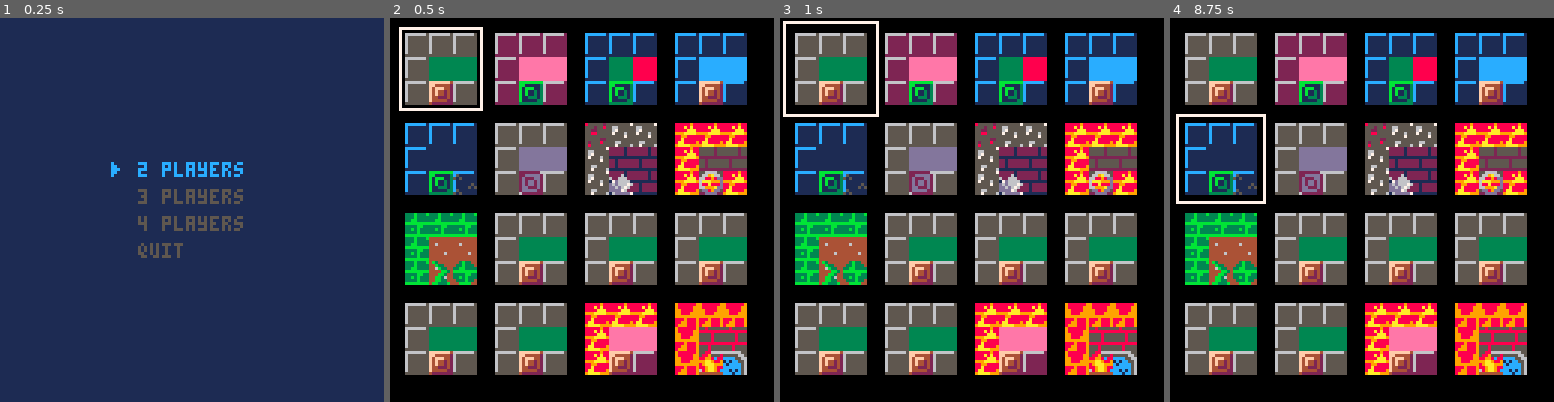
Above: before the commit, frames 1-4 (left to right).
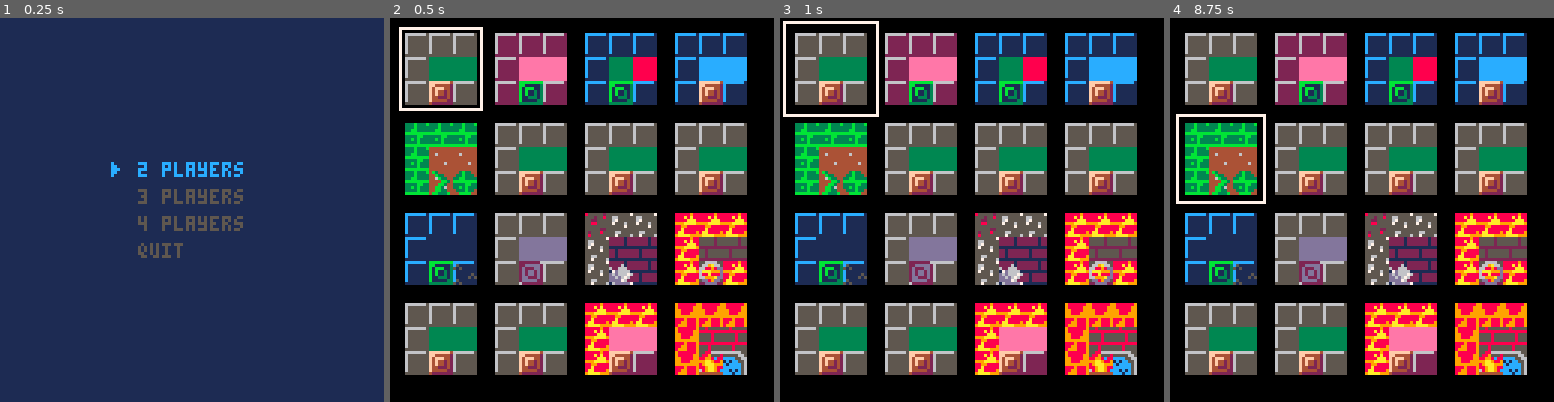
Above: after the commit, the same moments.

Repository: sdegutis/shepherdgame.com
Game: PICO-8 cartridge bomberman.p8
Two runs of this game, one before a commit and one after it. Both use one fixed random seed, a clock stepped at 60 frames per second and the inputs below.
Inputs:
- Up to frame 1 (0.25 s): no input
- Up to frame 2 (0.5 s): tap X (X key) at 0.33 s
- Up to frame 3 (1 s): tap O (Z key) at 0.7 s
- Up to frame 4 (8.75 s): tap X (X key) at 1.07, 1.85, 2.97, 4.08, 5.2, 6.32, 7.43, 8.55 s; hold Right 1.6-2.1 s; tap O (Z key) every 0.4 s from 1.7 to 8.5 s; hold Up 2.15-2.42 s; hold Right 2.47-3.03 s; hold Left 3.08-3.58 s; hold Down 3.63-3.97 s; hold Right 4.02-4.68 s; hold Up 4.73-5.03 s; hold Left 5.08-5.68 s; hold Down 5.73-6.03 s; hold Right 6.08-6.58 s; hold Right 6.63-7.13 s; hold Up 7.18-7.45 s; hold Right 7.5-8.07 s; hold Left 8.12-8.62 s; hold Down from 8.67 s (still down)

Frame 1 is identical in both runs. In frame 2, 21% of the frame differs, in the area x 3-93%, y 27-70%; in frame 3, 21%; in frame 4, 21%.

Commit message:
Allowing all 4 spritesheets but only 16 maps

Diff:
--- a/bomberman.p8
+++ b/bomberman.p8
@@ -923,9 +923,6 @@
 -- maps
 
 
-mapmax_x=4
-mapmax_y=4
-
 mapx=0
 mapy=0
 
@@ -936,26 +933,28 @@
 
 function drawmapchooser()
 	cls()
-	for y = 1, mapmax_y do
-		for x = 1, mapmax_x do
-			local mx = x-1
-			local my = y-1
-
-			local px = mx*30+5
-			local py = my*30+5
-
-			local d = round(cos(time()%1)/3*4)+2
-
-			if mx==mapx and my==mapy then
-				rect(px-1-d, py-1-d,
-				     px+24+d,py+24+d,
-				     7)
-			end
-
-			map(mx*16,my*16,px,py,3,3)
-			local b=mget(mx*16+15,my*16)
-			spr(b,px+8,py+16)
-		end
+
+	for i = 0,15 do
+		local my = flr(i/8)
+		local mx = i%8
+
+		local dy = flr(i/4)
+		local dx = i%4
+
+		local px = dx*30+5
+		local py = dy*30+5
+
+		local d = round(cos(time()%1)/3*4)+2
+
+		if dx==mapx and dy==mapy then
+			rect(px-1-d, py-1-d,
+			     px+24+d,py+24+d,
+			     7)
+		end
+
+		map(mx*16,my*16,px,py,3,3)
+		local b=mget(mx*16+15,my*16)
+		spr(b,px+8,py+16)
 	end
 end
 
@@ -963,87 +962,30 @@
 	if btnp(⬆️,0) then
 		sfx(2)
 		mapy -= 1
-		if (mapy<0) mapy = mapmax_y-1
+		if (mapy<0) mapy = 4-1
 	elseif btnp(⬇️,0) then
 		sfx(2)
 		mapy += 1
-		if (mapy==mapmax_y) mapy=0
+		if (mapy==4) mapy=0
 	elseif btnp(⬅️,0) then
 		sfx(2)
 		mapx -= 1
-		if (mapx<0) mapx = mapmax_x-1
+		if (mapx<0) mapx = 4-1
 	elseif btnp(➡️,0) then
 		sfx(2)
 		mapx += 1
-		if (mapx==mapmax_x) mapx=0
+		if (mapx==4) mapx=0
 	elseif btnp(❎,0) then
 		sfx(3)
+
+		local i = mapy*4+mapx
+		mapy = flr(i/8)
+		mapx = i%8
+
 		mapb=mget((mapx*16)+15,mapy*16)
 		startgame()
 	end
 end
-…(62 lines of a section not shown)…
 
 
 
@@ -1243,48 +1185,48 @@
 0000000000000000000000000000000000000000000000000000010101000001000000000000000000000000000000000000000000000000000000010101010101000101010100010101010101010100000000000001000000000000000001000000000000000000000000000000000000000000000000000000000000000000
 0000000000000000000000000000000000000000000000000000000000000000000000000000000000000000000000000000000000000000000000000000000000000000000000000000000000000000000000000000000000000000000000000000000000000000000000000000000000000000000000000000000000000000
 __map__
-1a1a1a1a1a1a1a1a1a1a1a1a1a1a1a2a1c1c1c1c1c1c1c1c1c1c1c1c1c1c1c2b1b1b1b1b1b1b1b1b1b1b1b1b1b1b1b2b1b1b1b1b1b1b1b1b1b1b1b1b1b1b1b2a00000000000000000000000000000000000000000000000000000000000000000000000000000000000000000000000000000000000000000000000000000000
-1a0a0a0a0a0a0a0a0a0a0a0a0a0a1a001c0c0c0c0c0c0c0c0c0c0c0c0c0c1c001b0a0f0a0f0a0f0a0f0a0f0a0f0a1b001b0b0b0b0b0b0b0b0b0b0b0b0b0b1b0000000000000000000000000000000000000000000000000000000000000000000000000000000000000000000000000000000000000000000000000000000000
-1a0a1a0a1a0a1a0a1a0a1a0a1a0a1a001c0c1c0c1c0c1c0c1c0c1c0c1c0c1c001b0f1b1b1b1b1b1d1b1b1b1b1b0f1b001b0b1b0b1a0b1a0b1a0b1a0b1a0b1b0000000000000000000000000000000000000000000000000000000000000000000000000000000000000000000000000000000000000000000000000000000000
-1a0a0a0a0a0a0a0a0a0a0a0a0a0a1a001c0c0c0c0c0c0c0c0c0c0c0c0c0c1c001b0a1b0a0a0a0a0a0a0a0a0a1b0a1b001b0b0b0b0b0b0b0b0b0b0b0b0b0b1b0000000000000000000000000000000000000000000000000000000000000000000000000000000000000000000000000000000000000000000000000000000000
-1a0a1a0a1a0a1a0a1a0a1a0a1a0a1a001c0c1c0c1c0c0c0c0c0c1c0c1c0c1c001b0f1b0a0f0f0f0f0f0f0f0a1b0f1b001b0b1a0b1a0b1a0b1a0b1a0b1a0b1b0000000000000000000000000000000000000000000000000000000000000000000000000000000000000000000000000000000000000000000000000000000000
-1a0a0a0a0a0a0a0a0a0a0a0a0a0a1a001c0c0c0c0c0c0c0c0c0c0c0c0c0c1c001b0a1b0a0f0a0a0a0a0a0f0a1b0a1b001b0b0b0b0b0b0b0b0b0b0b0b0b0b1b0000000000000000000000000000000000000000000000000000000000000000000000000000000000000000000000000000000000000000000000000000000000
-1a0a1a0a1a0a1a0a1a0a1a0a1a0a1a001c0c1c0c0c0c0c0c0c0c0c0c1c0c1c001b0f1b0a0f0a1d1b1d0a0f0a1b0f1b001b0b1a0b1a0b1a0b1a0b1a0b1a0b1b0000000000000000000000000000000000000000000000000000000000000000000000000000000000000000000000000000000000000000000000000000000000
-1a0a0a0a0a0a0a0a0a0a0a0a0a0a1a001c0c0c0c0c0c0c0c0c0c0c0c0c0c1c001b0a1d0a0f0a1b1b1b0a0f0a1d0a1b001b0b0b0b0b0b0b0b0b0b0b0b0b0b1b0000000000000000000000000000000000000000000000000000000000000000000000000000000000000000000000000000000000000000000000000000000000
-1a0a1a0a1a0a1a0a1a0a1a0a1a0a1a001c0c1c0c0c0c0c0c0c0c0c0c1c0c1c001b0f1b0a0f0a1b1b1d0a0f0a1b0f1b001b0b1a0b1a0b1a0b1a0b1a0b1a0b1b0000000000000000000000000000000000000000000000000000000000000000000000000000000000000000000000000000000000000000000000000000000000
-1a0a0a0a0a0a0a0a0a0a0a0a0a0a1a001c0c0c0c0c0c0c0c0c0c0c0c0c0c1c001b0a1b0a0f0a0a0a0a0a0f0a1b0a1b001b0b0b0b0b0b0b0b0b0b0b0b0b0b1b0000000000000000000000000000000000000000000000000000000000000000000000000000000000000000000000000000000000000000000000000000000000
-1a0a1a0a1a0a1a0a1a0a1a0a1a0a1a001c0c1c0c1c0c0c0c0c0c1c0c1c0c1c001b0f1b0a0f0f0f0f0f0f0f0a1b0f1b001b0b1a0b1a0b1a0b1a0b1a0b1a0b1b0000000000000000000000000000000000000000000000000000000000000000000000000000000000000000000000000000000000000000000000000000000000
-1a0a0a0a0a0a0a0a0a0a0a0a0a0a1a001c0c0c0c0c0c0c0c0c0c0c0c0c0c1c001b0a1b0a0a0a0a0a0a0a0a0a1b0a1b001b0b0b0b0b0b0b0b0b0b0b0b0b0b1b0000000000000000000000000000000000000000000000000000000000000000000000000000000000000000000000000000000000000000000000000000000000
-1a0a1a0a1a0a1a0a1a0a1a0a1a0a1a001c0c1c0c1c0c1c0c1c0c1c0c1c0c1c001b0f1b1b1b1d1b1b1b1b1b1b1b0f1b001b0b1a0b1a0b1a0b1a0b1a0b1a0b1b0000000000000000000000000000000000000000000000000000000000000000000000000000000000000000000000000000000000000000000000000000000000
-1a0a0a0a0a0a0a0a0a0a0a0a0a0a1a001c0c0c0c0c0c0c0c0c0c0c0c0c0c1c001b0a0f0a0f0a0f0a0f0a0f0a0f0a1b001b0b0b0b0b0b0b0b0b0b0b0b0b0b1b0000000000000000000000000000000000000000000000000000000000000000000000000000000000000000000000000000000000000000000000000000000000
-1a1a1a1a1a1a1a1a1a1a1a1a1a1a1a001c1c1c1c1c1c1c1c1c1c1c1c1c1c1c001b1b1b1b1b1b1b1b1b1b1b1b1b1b1b001b1b1b1b1b1b1b1b1b1b1b1b1b1b1b0000000000000000000000000000000000000000000000000000000000000000000000000000000000000000000000000000000000000000000000000000000000
+1a1a1a1a1a1a1a1a1a1a1a1a1a1a1a2a1c1c1c1c1c1c1c1c1c1c1c1c1c1c1c2b1b1b1b1b1b1b1b1b1b1b1b1b1b1b1b2b1b1b1b1b1b1b1b1b1b1b1b1b1b1b1b2a404040404047484848494040404040411a1a1a1a1a1a1a1a1a1a1a1a1a1a1a2a1a1a1a1a1a1a1a1a1a1a1a1a1a1a1a2a1a1a1a1a1a1a1a1a1a1a1a1a1a1a1a2a
+1a0a0a0a0a0a0a0a0a0a0a0a0a0a1a001c0c0c0c0c0c0c0c0c0c0c0c0c0c1c001b0a0f0a0f0a0f0a0f0a0f0a0f0a1b001b0b0b0b0b0b0b0b0b0b0b0b0b0b1b00404646464440404040404546464640001a0a0a0a0a0a0a0a0a0a0a0a0a0a1a001a0a0a0a0a0a0a0a0a0a0a0a0a0a1a001a0a0a0a0a0a0a0a0a0a0a0a0a0a1a00
+1a0a1a0a1a0a1a0a1a0a1a0a1a0a1a001c0c1c0c1c0c1c0c1c0c1c0c1c0c1c001b0f1b1b1b1b1b1d1b1b1b1b1b0f1b001b0b1b0b1a0b1a0b1a0b1a0b1a0b1b0040464a4646464646464646464a4640001a0a1a0a1a0a1a0a1a0a1a0a1a0a1a001a0a1a0a1a0a1a0a1a0a1a0a1a0a1a001a0a1a0a1a0a1a0a1a0a1a0a1a0a1a00
+1a0a0a0a0a0a0a0a0a0a0a0a0a0a1a001c0c0c0c0c0c0c0c0c0c0c0c0c0c1c001b0a1b0a0a0a0a0a0a0a0a0a1b0a1b001b0b0b0b0b0b0b0b0b0b0b0b0b0b1b004046464a464646464646464a464640001a0a0a0a0a0a0a0a0a0a0a0a0a0a1a001a0a0a0a0a0a0a0a0a0a0a0a0a0a1a001a0a0a0a0a0a0a0a0a0a0a0a0a0a1a00
+1a0a1a0a1a0a1a0a1a0a1a0a1a0a1a001c0c1c0c1c0c0c0c0c0c1c0c1c0c1c001b0f1b0a0f0f0f0f0f0f0f0a1b0f1b001b0b1a0b1a0b1a0b1a0b1a0b1a0b1b00404646464646464646464646464640001a0a1a0a1a0a1a0a1a0a1a0a1a0a1a001a0a1a0a1a0a1a0a1a0a1a0a1a0a1a001a0a1a0a1a0a1a0a1a0a1a0a1a0a1a00
+1a0a0a0a0a0a0a0a0a0a0a0a0a0a1a001c0c0c0c0c0c0c0c0c0c0c0c0c0c1c001b0a1b0a0f0a0a0a0a0a0f0a1b0a1b001b0b0b0b0b0b0b0b0b0b0b0b0b0b1b004046464a464646464646464a464640001a0a0a0a0a0a0a0a0a0a0a0a0a0a1a001a0a0a0a0a0a0a0a0a0a0a0a0a0a1a001a0a0a0a0a0a0a0a0a0a0a0a0a0a1a00
+1a0a1a0a1a0a1a0a1a0a1a0a1a0a1a001c0c1c0c0c0c0c0c0c0c0c0c1c0c1c001b0f1b0a0f0a1d1b1d0a0f0a1b0f1b001b0b1a0b1a0b1a0b1a0b1a0b1a0b1b0040464a4646424040404346464a4640001a0a1a0a1a0a1a0a1a0a1a0a1a0a1a001a0a1a0a1a0a1a0a1a0a1a0a1a0a1a001a0a1a0a1a0a1a0a1a0a1a0a1a0a1a00
+1a0a0a0a0a0a0a0a0a0a0a0a0a0a1a001c0c0c0c0c0c0c0c0c0c0c0c0c0c1c001b0a1d0a0f0a1b1b1b0a0f0a1d0a1b001b0b0b0b0b0b0b0b0b0b0b0b0b0b1b00404a46464640474849404646464a40001a0a0a0a0a0a0a0a0a0a0a0a0a0a1a001a0a0a0a0a0a0a0a0a0a0a0a0a0a1a001a0a0a0a0a0a0a0a0a0a0a0a0a0a1a00
+1a0a1a0a1a0a1a0a1a0a1a0a1a0a1a001c0c1c0c0c0c0c0c0c0c0c0c1c0c1c001b0f1b0a0f0a1b1b1d0a0f0a1b0f1b001b0b1a0b1a0b1a0b1a0b1a0b1a0b1b0040464a4646444040404546464a4640001a0a1a0a1a0a1a0a1a0a1a0a1a0a1a001a0a1a0a1a0a1a0a1a0a1a0a1a0a1a001a0a1a0a1a0a1a0a1a0a1a0a1a0a1a00
+1a0a0a0a0a0a0a0a0a0a0a0a0a0a1a001c0c0c0c0c0c0c0c0c0c0c0c0c0c1c001b0a1b0a0f0a0a0a0a0a0f0a1b0a1b001b0b0b0b0b0b0b0b0b0b0b0b0b0b1b004046464a464646464646464a464640001a0a0a0a0a0a0a0a0a0a0a0a0a0a1a001a0a0a0a0a0a0a0a0a0a0a0a0a0a1a001a0a0a0a0a0a0a0a0a0a0a0a0a0a1a00
+1a0a1a0a1a0a1a0a1a0a1a0a1a0a1a001c0c1c0c1c0c0c0c0c0c1c0c1c0c1c001b0f1b0a0f0f0f0f0f0f0f0a1b0f1b001b0b1a0b1a0b1a0b1a0b1a0b1a0b1b00404646464646464646464646464640001a0a1a0a1a0a1a0a1a0a1a0a1a0a1a001a0a1a0a1a0a1a0a1a0a1a0a1a0a1a001a0a1a0a1a0a1a0a1a0a1a0a1a0a1a00
+1a0a0a0a0a0a0a0a0a0a0a0a0a0a1a001c0c0c0c0c0c0c0c0c0c0c0c0c0c1c001b0a1b0a0a0a0a0a0a0a0a0a1b0a1b001b0b0b0b0b0b0b0b0b0b0b0b0b0b1b004046464a464646464646464a464640001a0a0a0a0a0a0a0a0a0a0a0a0a0a1a001a0a0a0a0a0a0a0a0a0a0a0a0a0a1a001a0a0a0a0a0a0a0a0a0a0a0a0a0a1a00
+1a0a1a0a1a0a1a0a1a0a1a0a1a0a1a001c0c1c0c1c0c1c0c1c0c1c0c1c0c1c001b0f1b1b1b1d1b1b1b1b1b1b1b0f1b001b0b1a0b1a0b1a0b1a0b1a0b1a0b1b0040464a4646464646464646464a4640001a0a1a0a1a0a1a0a1a0a1a0a1a0a1a001a0a1a0a1a0a1a0a1a0a1a0a1a0a1a001a0a1a0a1a0a1a0a1a0a1a0a1a0a1a00
+1a0a0a0a0a0a0a0a0a0a0a0a0a0a1a001c0c0c0c0c0c0c0c0c0c0c0c0c0c1c001b0a0f0a0f0a0f0a0f0a0f0a0f0a1b001b0b0b0b0b0b0b0b0b0b0b0b0b0b1b00404646464240404040404346464640001a0a0a0a0a0a0a0a0a0a0a0a0a0a1a001a0a0a0a0a0a0a0a0a0a0a0a0a0a1a001a0a0a0a0a0a0a0a0a0a0a0a0a0a1a00
+1a1a1a1a1a1a1a1a1a1a1a1a1a1a1a001c1c1c1c1c1c1c1c1c1c1c1c1c1c1c001b1b1b1b1b1b1b1b1b1b1b1b1b1b1b001b1b1b1b1b1b1b1b1b1b1b1b1b1b1b00404040404047484848494040404040001a1a1a1a1a1a1a1a1a1a1a1a1a1a1a001a1a1a1a1a1a1a1a1a1a1a1a1a1a1a001a1a1a1a1a1a1a1a1a1a1a1a1a1a1a00
 0000000000000000000000000000000000000000000000000000000000000000000000000000000000000000000000000000000000000000000000000000000000000000000000000000000000000000000000000000000000000000000000000000000000000000000000000000000000000000000000000000000000000000
-1b1b1b1b1b1b1b1b1b1b1b1b1b1b1b2b1a1a1a1a1a1a1a1a1a1a1a1a1a1a1a2e4c4b4b4b4e4e4b4b4b4b4b4c4c4b4b5f1f1f1f1f1f1f1f1f1f1f1f1f1f1f1f3a00000000000000000000000000000000000000000000000000000000000000000000000000000000000000000000000000000000000000000000000000000000
-1b0d0d0d0d0d0d0d0d0d0d0d0d0d1b001a2f2f1a2f2f1a1a2f2f2f2f2f2f1a004b4f4f4f5e4e4d4b4b4b5e4f4f4f4c001f1e1e1e1f1f1e1f1e1f1f1e1e1e1f0000000000000000000000000000000000000000000000000000000000000000000000000000000000000000000000000000000000000000000000000000000000
-1b0d1d0d1d0d1d0d1d0d1d0d1d0d1b001a2f1a2f2f2f2f2f2f2f2f1a1a2f1a004b4f4f4f4f4e4b4b4c4b4f4f4f4f4e001f1e1f1e1e1e1e1f1e1e1e1e1f1e1f0000000000000000000000000000000000000000000000000000000000000000000000000000000000000000000000000000000000000000000000000000000000
-1b0d0d0d0d0d0d0d0d0d0d0d0d0d1b001a2f1a2f2f2f2f2f2f2f2f2f2f1a1a004b4f4f4f4f4e4d4b4b4d4f4f4f4f4e001f1e3f3b3c1e1e1e1e1e3b3c3f1e1f0000000000000000000000000000000000000000000000000000000000000000000000000000000000000000000000000000000000000000000000000000000000
-1b0d1d0d1d0d1d0d1d0d1d0d1d0d1b001a2f2f2f2f1a2f1a2f1a2f2f2f2f1a004c4f4f4f4f4b4b4c4e4b4f4f4f4f4e001f1e1e3d3e1e1e1e1e1e3d3e1e1e1f0000000000000000000000000000000000000000000000000000000000000000000000000000000000000000000000000000000000000000000000000000000000
-1b0d0d0d0d0d0d0d0d0d0d0d0d0d1b001a2f2f2f1a1a2f2f2f1a1a2f2f2f1a004c4f4f4f4f4f4f4f4f4f4f4f4f4f4b001f1e1e1e1e1f1e1e1e1f1e1e1e1e1f0000000000000000000000000000000000000000000000000000000000000000000000000000000000000000000000000000000000000000000000000000000000
-1b0d1d0d1d0d1d0d1d0d1d0d1d0d1b001a2f2f2f2f2f2f2f2f2f2f2f2f1a1a004e4f4f4f4f4f4f4f4f4f4f4f4f4f4b001f1f1e1e1e1e1e1e1e1e1e1e1e1f1f0000000000000000000000000000000000000000000000000000000000000000000000000000000000000000000000000000000000000000000000000000000000
-1b0d0d0d0d0d0d0d0d0d0d0d0d0d1b001a1a2f2f1a2f2f1a2f2f1a2f2f1a1a004b4d4d4f5e4f4f5e4f4f5e4f4c4c4b001f1f1f1e1e1e1e3f1e1e1e1e1f1f1f0000000000000000000000000000000000000000000000000000000000000000000000000000000000000000000000000000000000000000000000000000000000
-1b0d1d0d1d0d1d0d1d0d1d0d1d0d1b001a1a2f2f2f2f2f2f2f2f2f2f2f2f1a004b4f4f4f4f4f4f4f4f4f4f4f4f4f4b001f1f1e1e1e1e1e1e1e1e1e1e1e1f1f0000000000000000000000000000000000000000000000000000000000000000000000000000000000000000000000000000000000000000000000000000000000
-1b0d0d0d0d0d0d0d0d0d0d0d0d0d1b001a2f2f2f1a1a2f2f2f1a1a2f2f2f1a004c4f4f4f4f4f4f4f4f4f4f4f4f4f4b001f1e1e1e1e1f1e1e1e1f1e1e1e1e1f0000000000000000000000000000000000000000000000000000000000000000000000000000000000000000000000000000000000000000000000000000000000
-1b0d1d0d1d0d1d0d1d0d1d0d1d0d1b001a2f2f2f2f1a2f1a2f1a2f2f2f2f1a004b4f4f4f4f4b4b4e4b4b4f4f4f4f4e001f1e1e3b3c1e1e1e1e1e3b3c1e1e1f0000000000000000000000000000000000000000000000000000000000000000000000000000000000000000000000000000000000000000000000000000000000
-1b0d0d0d0d0d0d0d0d0d0d0d0d0d1b001a1a2f2f2f2f2f2f2f2f2f2f1a2f1a004d4f4f4f4f4b4c4b4b4d4f4f4f4f4c001f1e3f3d3e1e1e1e1e1e3d3e3f1e1f0000000000000000000000000000000000000000000000000000000000000000000000000000000000000000000000000000000000000000000000000000000000
-1b0d1d0d1d0d1d0d1d0d1d0d1d0d1b001a2f1a1a2f2f2f2f2f2f2f2f1a2f1a004b4f4f4f4f4b4b4c4e4b4f4f4f4f4e001f1e1f1e1e1e1e1f1e1e1e1e1f1e1f0000000000000000000000000000000000000000000000000000000000000000000000000000000000000000000000000000000000000000000000000000000000
-1b0d0d0d0d0d0d0d0d0d0d0d0d0d1b001a2f2f2f2f2f2f1a1a2f2f1a2f2f1a004e4f4f4f5e4b4b4b4b4b5e4f4f4f4b001f1e1e1e1f1f1e1f1e1f1f1e1e1e1f0000000000000000000000000000000000000000000000000000000000000000000000000000000000000000000000000000000000000000000000000000000000
-1b1b1b1b1b1b1b1b1b1b1b1b1b1b1b001a1a1a1a1a1a1a1a1a1a1a1a1a1a1a004e4e4c4b4b4d4e4b4b4d4b4b4e4b4b001f1f1f1f1f1f1f1f1f1f1f1f1f1f1f0000000000000000000000000000000000000000000000000000000000000000000000000000000000000000000000000000000000000000000000000000000000
-…(14 lines of a section not shown)…
+1b1b1b1b1b1b1b1b1b1b1b1b1b1b1b2b1a1a1a1a1a1a1a1a1a1a1a1a1a1a1a2e4c4b4b4b4e4e4b4b4b4b4b4c4c4b4b5f1f1f1f1f1f1f1f1f1f1f1f1f1f1f1f3a1a1a1a1a1a1a1a1a1a1a1a1a1a1a1a2a1a1a1a1a1a1a1a1a1a1a1a1a1a1a1a2a1f1f1f1f1f1f1f1f1f1f1f1f1f1f1f2a55555555555555555555555555555556
+1b0d0d0d0d0d0d0d0d0d0d0d0d0d1b001a2f2f1a2f2f1a1a2f2f2f2f2f2f1a004b4f4f4f5e4e4d4b4b4b5e4f4f4f4c001f1e1e1e1f1f1e1f1e1f1f1e1e1e1f001a0a0a0a0a0a0a0a0a0a0a0a0a0a1a001a0a0a0a0a0a0a0a0a0a0a0a0a0a1a001f0c0c0c0c0c0c0c0c0c0c0c0c0c1f0055525252525252555252525252525500
+1b0d1d0d1d0d1d0d1d0d1d0d1d0d1b001a2f1a2f2f2f2f2f2f2f2f1a1a2f1a004b4f4f4f4f4e4b4b4c4b4f4f4f4f4e001f1e1f1e1e1e1e1f1e1e1e1e1f1e1f001a0a1a0a1a0a1a0a1a0a1a0a1a0a1a001a0a1a0a1a0a1a0a1a0a1a0a1a0a1a001f0c1c0c1c0c1c0c1c0c1c0c1c0c1f0055535452525252555252525252525500
+1b0d0d0d0d0d0d0d0d0d0d0d0d0d1b001a2f1a2f2f2f2f2f2f2f2f2f2f1a1a004b4f4f4f4f4e4d4b4b4d4f4f4f4f4e001f1e3f3b3c1e1e1e1e1e3b3c3f1e1f001a0a0a0a0a0a0a0a0a0a0a0a0a0a1a001a0a0a0a0a0a0a0a0a0a0a0a0a0a1a001f0c0c0c0c0c0c0c0c0c0c0c0c0c1f0055636452525252555252525252525500
+1b0d1d0d1d0d1d0d1d0d1d0d1d0d1b001a2f2f2f2f1a2f1a2f1a2f2f2f2f1a004c4f4f4f4f4b4b4c4e4b4f4f4f4f4e001f1e1e3d3e1e1e1e1e1e3d3e1e1e1f001a0a1a0a1a0a1a0a1a0a1a0a1a0a1a001a0a1a0a1a0a1a0a1a0a1a0a1a0a1a001f0c1c0c1c0c1c0c1c0c1c0c1c0c1f0055525252525255555252525252525500
+1b0d0d0d0d0d0d0d0d0d0d0d0d0d1b001a2f2f2f1a1a2f2f2f1a1a2f2f2f1a004c4f4f4f4f4f4f4f4f4f4f4f4f4f4b001f1e1e1e1e1f1e1e1e1f1e1e1e1e1f001a0a0a0a0a0a0a0a0a0a0a0a0a0a1a001a0a0a0a0a0a0a0a0a0a0a0a0a0a1a001f0c0c0c0c0c0c0c0c0c0c0c0c0c1f0055525252525252525252525252525500
+1b0d1d0d1d0d1d0d1d0d1d0d1d0d1b001a2f2f2f2f2f2f2f2f2f2f2f2f1a1a004e4f4f4f4f4f4f4f4f4f4f4f4f4f4b001f1f1e1e1e1e1e1e1e1e1e1e1e1f1f001a0a1a0a1a0a1a0a1a0a1a0a1a0a1a001a0a1a0a1a0a1a0a1a0a1a0a1a0a1a001f0c1c0c1c0c1c0c1c0c1c0c1c0c1f0055525252525252525354525252525500
+1b0d0d0d0d0d0d0d0d0d0d0d0d0d1b001a1a2f2f1a2f2f1a2f2f1a2f2f1a1a004b4d4d4f5e4f4f5e4f4f5e4f4c4c4b001f1f1f1e1e1e1e3f1e1e1e1e1f1f1f001a0a0a0a0a0a0a0a0a0a0a0a0a0a1a001a0a0a0a0a0a0a0a0a0a0a0a0a0a1a001f0c0c0c0c0c0c0c0c0c0c0c0c0c1f0055525253545252526364525252525500
+1b0d1d0d1d0d1d0d1d0d1d0d1d0d1b001a1a2f2f2f2f2f2f2f2f2f2f2f2f1a004b4f4f4f4f4f4f4f4f4f4f4f4f4f4b001f1f1e1e1e1e1e1e1e1e1e1e1e1f1f001a0a1a0a1a0a1a0a1a0a1a0a1a0a1a001a0a1a0a1a0a1a0a1a0a1a0a1a0a1a001f0c1c0c1c0c1c0c1c0c1c0c1c0c1f0055525263645252525252525252525500
+1b0d0d0d0d0d0d0d0d0d0d0d0d0d1b001a2f2f2f1a1a2f2f2f1a1a2f2f2f1a004c4f4f4f4f4f4f4f4f4f4f4f4f4f4b001f1e1e1e1e1f1e1e1e1f1e1e1e1e1f001a0a0a0a0a0a0a0a0a0a0a0a0a0a1a001a0a0a0a0a0a0a0a0a0a0a0a0a0a1a001f0c0c0c0c0c0c0c0c0c0c0c0c0c1f0055525252525252525252525252525500
+1b0d1d0d1d0d1d0d1d0d1d0d1d0d1b001a2f2f2f2f1a2f1a2f1a2f2f2f2f1a004b4f4f4f4f4b4b4e4b4b4f4f4f4f4e001f1e1e3b3c1e1e1e1e1e3b3c1e1e1f001a0a1a0a1a0a1a0a1a0a1a0a1a0a1a001a0a1a0a1a0a1a0a1a0a1a0a1a0a1a001f0c1c0c1c0c1c0c1c0c1c0c1c0c1f0055525252525252525555555552525500
+1b0d0d0d0d0d0d0d0d0d0d0d0d0d1b001a1a2f2f2f2f2f2f2f2f2f2f1a2f1a004d4f4f4f4f4b4c4b4b4d4f4f4f4f4c001f1e3f3d3e1e1e1e1e1e3d3e3f1e1f001a0a0a0a0a0a0a0a0a0a0a0a0a0a1a001a0a0a0a0a0a0a0a0a0a0a0a0a0a1a001f0c0c0c0c0c0c0c0c0c0c0c0c0c1f0055525252555252525552525252525500
+1b0d1d0d1d0d1d0d1d0d1d0d1d0d1b001a2f1a1a2f2f2f2f2f2f2f2f1a2f1a004b4f4f4f4f4b4b4c4e4b4f4f4f4f4e001f1e1f1e1e1e1e1f1e1e1e1e1f1e1f001a0a1a0a1a0a1a0a1a0a1a0a1a0a1a001a0a1a0a1a0a1a0a1a0a1a0a1a0a1a001f0c1c0c1c0c1c0c1c0c1c0c1c0c1f0055535455555252525553545252525500
+1b0d0d0d0d0d0d0d0d0d0d0d0d0d1b001a2f2f2f2f2f2f1a1a2f2f1a2f2f1a004e4f4f4f5e4b4b4b4b4b5e4f4f4f4b001f1e1e1e1f1f1e1f1e1f1f1e1e1e1f001a0a0a0a0a0a0a0a0a0a0a0a0a0a1a001a0a0a0a0a0a0a0a0a0a0a0a0a0a1a001f0c0c0c0c0c0c0c0c0c0c0c0c0c1f0055636455525252525563645252525500
+1b1b1b1b1b1b1b1b1b1b1b1b1b1b1b001a1a1a1a1a1a1a1a1a1a1a1a1a1a1a004e4e4c4b4b4d4e4b4b4d4b4b4e4b4b001f1f1f1f1f1f1f1f1f1f1f1f1f1f1f001a1a1a1a1a1a1a1a1a1a1a1a1a1a1a001a1a1a1a1a1a1a1a1a1a1a1a1a1a1a001f1f1f1f1f1f1f1f1f1f1f1f1f1f1f0055555555555555555555555555555500
+…(14 lines of a section not shown)…
Not shown, changed: 124 lines of the sprite sheet (__gfx__) section of bomberman.p8
